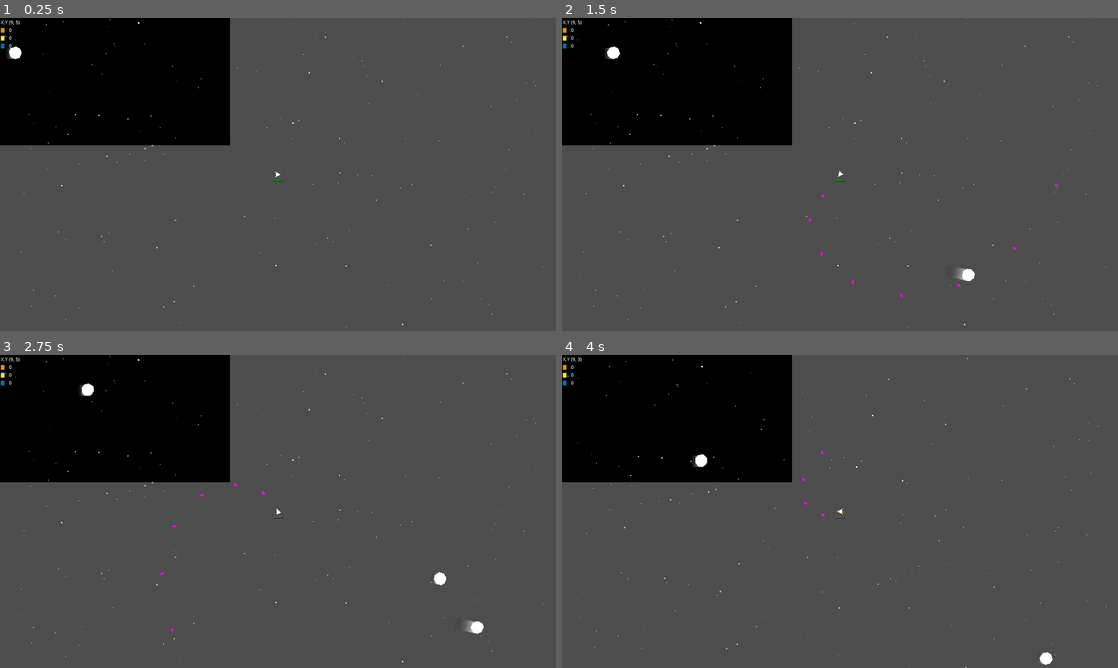
Above: before the commit, frames 1-4 (two rows, left to right).
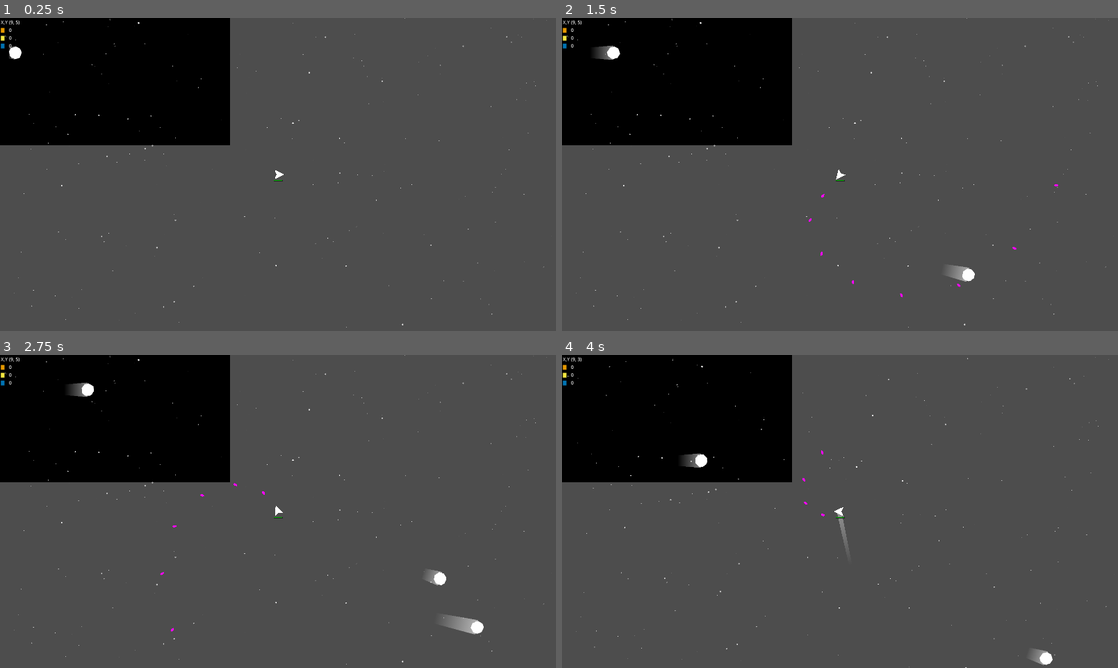
Above: after the commit, the same moments.

Repository: krets/space-octo
Game: Godot game, scene res://scenes/Game.tscn
Two runs of this game, one before a commit and one after it. Both use one fixed random seed, a clock stepped at 60 frames per second and the inputs below.
Inputs:
- Up to frame 1 (0.25 s): no input
- Up to frame 2 (1.5 s): hold D (turn_right) 0.53-1.28 s; hold Space (shoot) 0.53-1.28 s; hold S (brake) from 1.28 s (still down); tap Space (shoot) at 1.35 s
- Up to frame 3 (2.75 s): release S (brake) at 2.03 s; hold D (turn_right) from 2.03 s (still down); hold Space (shoot) from 2.03 s (still down)
- Up to frame 4 (4 s): release D (turn_right) at 2.78 s; release Space (shoot) at 2.78 s; hold W (thrust) 2.78-3.53 s; tap Space (shoot) at 2.85 s; hold A (turn_left) from 3.53 s (still down); hold Space (shoot) from 3.53 s (still down)

The runs differ from the first frame. In frame 1, less than 0.1% of the frame differs, in the area x 1-51%, y 8-52%; in frame 2, 0.2%; in frame 3, 0.4%, in the area x 12-87%, y 8-90%; in frame 4, 0.3%.

Commit message:
curves for trails

Diff:
--- a/scenes/Player.tscn
+++ b/scenes/Player.tscn
@@ -1,12 +1,12 @@
-[gd_scene load_steps=11 format=3 uid="uid://dqo5pdkg21lrv"]
+[gd_scene load_steps=10 format=3 uid="uid://dqo5pdkg21lrv"]
 
 [ext_resource type="Script" uid="uid://c5maxheqlon8c" path="res://scripts/player/player.gd" id="1_p0vlq"]
 [ext_resource type="Resource" uid="uid://bpgbonsjy52o3" path="res://resources/player_stats.tres" id="2_v6fml"]
 [ext_resource type="PackedScene" uid="uid://cq5pmjabpw6gp" path="res://scenes/health_bar.tscn" id="3_3li8b"]
 [ext_resource type="PackedScene" uid="uid://ccgnwek2up0kc" path="res://scenes/movement_trail.tscn" id="3_qu4a1"]
-[ext_resource type="Script" uid="uid://dn0cbsaw7i0nn" path="res://scenes/movement_trail.gd" id="4_70d11"]
 
 [sub_resource type="CircleShape2D" id="CircleShape2D_v6fml"]
+radius = 14.0
 
 [sub_resource type="Animation" id="Animation_3li8b"]
 length = 0.001
@@ -68,11 +68,13 @@
 stats = ExtResource("2_v6fml")
 
 [node name="CollisionShape2D" type="CollisionShape2D" parent="."]
+position = Vector2(4, 0)
 shape = SubResource("CircleShape2D_v6fml")
 
 [node name="ShipPolygon" type="Polygon2D" parent="."]
-position = Vector2(-2, 0)
-polygon = PackedVector2Array(-7, -9, 13, 0, -7, 9, -5, 0)
+position = Vector2(4.76837e-07, -2.38419e-07)
+scale = Vector2(1.7, 1.77778)
+polygon = PackedVector2Array(-7, -9, 13, 0, -7, 9, -2.94118, 1.65059e-07)
 
 [node name="DamageAnimation" type="AnimationPlayer" parent="ShipPolygon"]
 unique_name_in_owner = true
@@ -86,11 +88,10 @@
 one_shot = true
 
 [node name="MovementTrail" parent="." instance=ExtResource("3_qu4a1")]
-modulate = Color(1, 0.533333, 0, 1)
 z_index = -1
-position = Vector2(-6, -1)
-scale = Vector2(1, 0.320004)
-script = ExtResource("4_70d11")
+position = Vector2(-3.19, 0)
+points = PackedVector2Array(-64, 0, 3.19, 0)
+width = 15.03
 
 [node name="Camera2D" type="Camera2D" parent="."]
 
--- a/scenes/asteroid.tscn
+++ b/scenes/asteroid.tscn
@@ -24,8 +24,7 @@
 script = ExtResource("1_akfqu")
 
 [node name="MovementTrail" parent="." instance=ExtResource("2_6mo6b")]
-scale = Vector2(1.00181, 0.96)
-trail_scale = 0.01
+width = 50.0
 
 [node name="Polygon2D" type="Polygon2D" parent="."]
 polygon = PackedVector2Array(-14, -18, 5, -21, 18, -12, 22, 2, 13, 19, -4, 22, -10, 17, -15, 16, -20, 8, -21, -7)
--- a/scenes/movement_trail.gd
+++ b/scenes/movement_trail.gd
@@ -1,15 +1,13 @@
-extends Node2D
+class_name MovementTrail
+extends Line2D
 
-@onready var parent = get_parent()
-@export var trail_scale : float = 0.001
+const MAX_POINTS : int = 50
+@onready var curve := Curve2D.new()
 
-func _ready() -> void:
-	scale.x = 1.0
 
 func _process(delta: float) -> void:
-	var velocity = parent.velocity
-	var trail_x_size = velocity.length() * trail_scale
-	scale.x = trail_x_size
-
-	if velocity.length() > 0:
-		look_at(global_position + velocity)
+	print("curve point: %s" % get_parent().position)
+	curve.add_point(get_parent().position)
+	if curve.get_baked_points().size() > MAX_POINTS:
+		curve.remove_point(0)
+	points = curve.get_baked_points()
--- a/scenes/movement_trail.tscn
+++ b/scenes/movement_trail.tscn
@@ -2,18 +2,21 @@
 
 [ext_resource type="Script" uid="uid://dn0cbsaw7i0nn" path="res://scenes/movement_trail.gd" id="1_im635"]
 
-[sub_resource type="Gradient" id="Gradient_u1t1s"]
-colors = PackedColorArray(0, 0, 0, 0, 1, 1, 1, 1)
+[sub_resource type="Curve" id="Curve_im635"]
+_data = [Vector2(0, 0.730754), 0.0, 0.0, 0, 0, Vector2(0.956098, 1), 0.0, 0.0, 0, 0, Vector2(0.99999, 0.824736), 0.0, 0.0, 0, 0, Vector2(1, 0.837436), -3.66168, 0.0, 0, 0]
+point_count = 4
 
-[sub_resource type="GradientTexture1D" id="GradientTexture1D_im635"]
-gradient = SubResource("Gradient_u1t1s")
+[sub_resource type="Gradient" id="Gradient_p8erx"]
+offsets = PackedFloat32Array(0.14759, 1)
+colors = PackedColorArray(1, 1, 1, 0, 1, 1, 1, 0.67451)
 
-[node name="MovementTrail" type="Node2D"]
+[node name="MovementTrail" type="Line2D"]
+top_level = true
+points = PackedVector2Array(-64, 0, -8, 0, 0, 0)
+width_curve = SubResource("Curve_im635")
+gradient = SubResource("Gradient_p8erx")
+joint_mode = 2
+begin_cap_mode = 2
+end_cap_mode = 2
+antialiased = true
 script = ExtResource("1_im635")
-
-[node name="TextureRect" type="TextureRect" parent="."]
-offset_left = -40.0
-offset_top = -18.0
-offset_bottom = 22.0
-texture = SubResource("GradientTexture1D_im635")
-expand_mode = 2
--- a/scripts/player/player.gd
+++ b/scripts/player/player.gd
@@ -8,6 +8,10 @@
 @onready var default_modulate = $ShipPolygon.modulate
 @onready var main = 	get_tree().get_root().get_node("Game")
 @onready var color_names = ColorNames.new()
+var trail_color : Color = Color(1,1,1,0.6)
+
+var current_trail : MovementTrail
+
 func _ready() -> void:
 
 	if not stats:
@@ -25,8 +29,10 @@
 	if Input.is_action_pressed("thrust"):
 		var thrust = Vector2(cos(rotation), sin(rotation)) * stats.thrust_speed
 		velocity += thrust * delta
-
+		$MovementTrail.modulate = ColorNames.orange
 		velocity = velocity.limit_length(stats.max_speed)
+	else:
+		$MovementTrail.modulate = trail_color
 
 	if Input.is_action_pressed("brake"):
 		velocity = velocity.move_toward(Vector2.ZERO, stats.brake_speed * delta)
